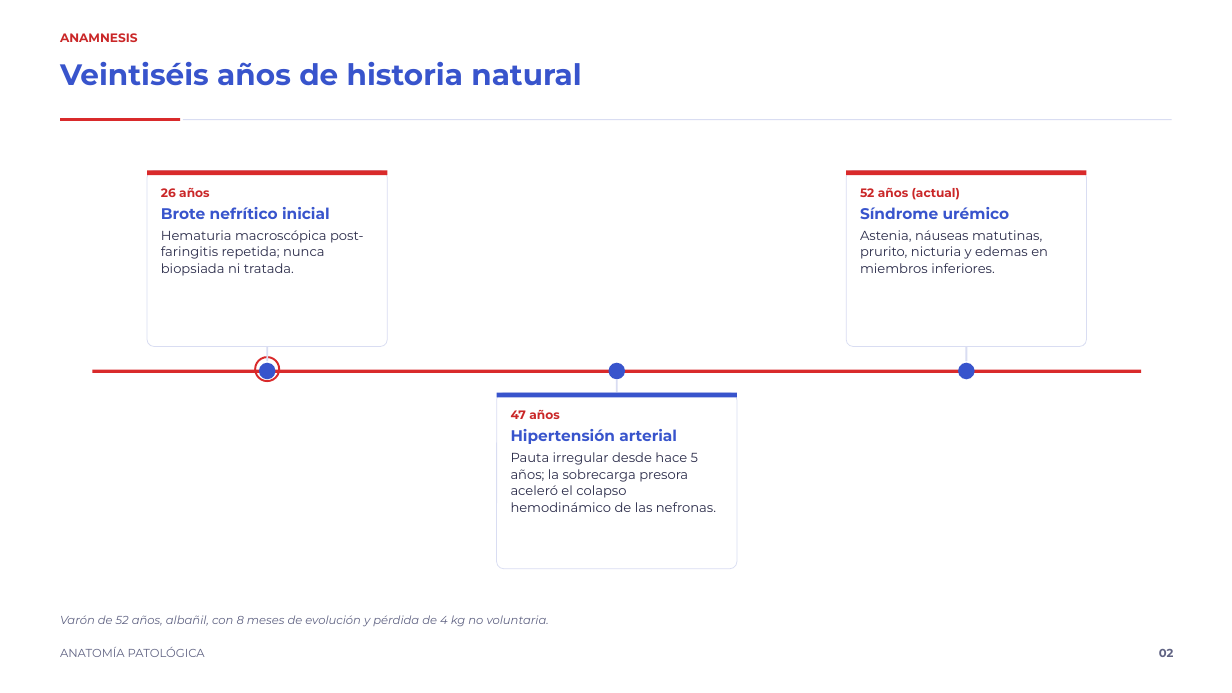
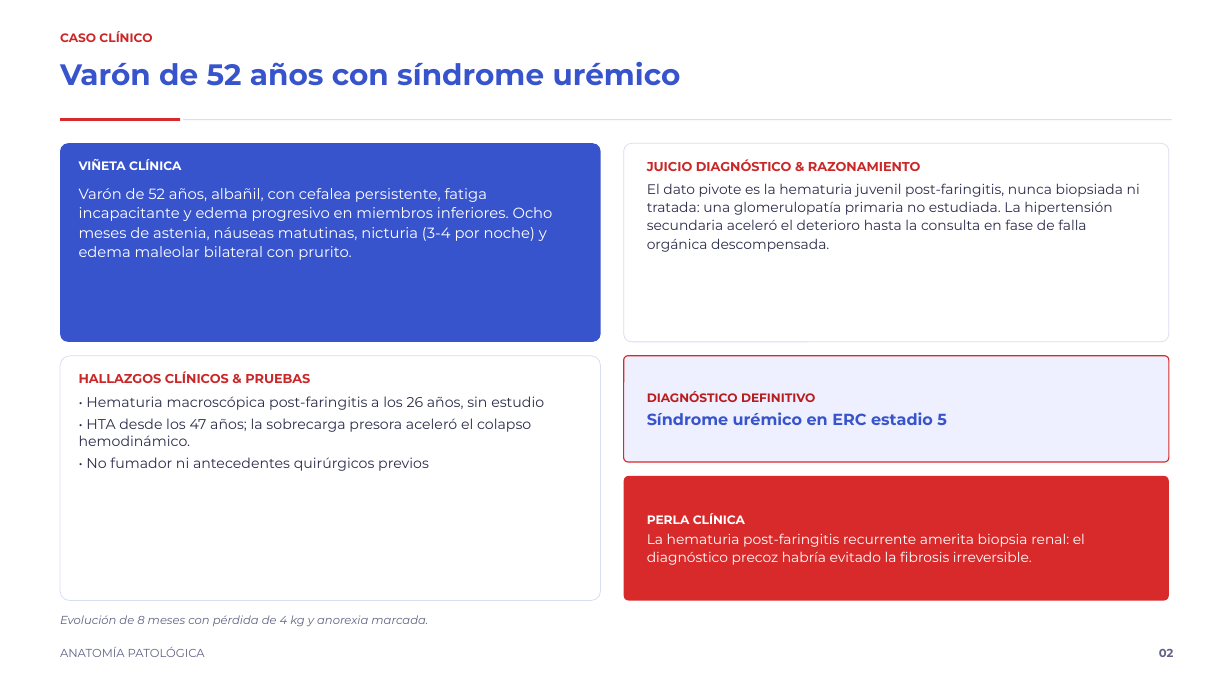
Before and after one commit to rpsin9096/slide-repo-v1, a slide deck: slide 2 of tema3-glomerulonefritis/tema3_glomerulonefritis_cronica.pptx. Drawn at 1232x693 pixels with LibreOffice and Linux fonts; fonts in the diff are those of the drawing. Boxes give left, top, right and bottom in pixels: in the first picture for what was removed or moved away, otherwise in the second. Text is boxed around its words. In the diff, an @@ line names an element or a change of style, - is before the commit and + after.

```diff
--- a/tema3-glomerulonefritis/tema3_glomerulonefritis_cronica.pptx
+++ b/tema3-glomerulonefritis/tema3_glomerulonefritis_cronica.pptx
@@ text at <box>60,31,152,42</box>: text changed @@
-ANAMNESIS
+CASO CLÍNICO
@@ text at <box>60,62,681,86</box>: text changed @@
-Veintiséis años de historia natural
+Varón de 52 años con síndrome urémico
@@ rounded rectangle: place and size @@
-rounded rectangle at <box>147,170,387,347</box>
+rounded rectangle at <box>60,143,601,342</box>
@@ rounded rectangle at <box>60,143,601,342</box>: fill #FFFFFF to #3854CC; outline #D9DDF2 0.6 pt to none @@
@@ rounded rectangle: place and size @@
-rounded rectangle at <box>847,170,1087,347</box>
+rounded rectangle at <box>624,143,1169,342</box>
@@ text added at <box>79,159,181,170</box>, 9.5 pt, text #FFFFFF, bold @@
+VIÑETA CLÍNICA
@@ rectangle removed at <box>147,170,387,175</box> @@
@@ text at <box>647,159,1140,252</box>: text changed; size 10.2 to 10.8 pt @@
-26 años
-Brote nefrítico inicial
-Hematuria macroscópica post-faringitis repetida; nunca biopsiada ni tratada.
+JUICIO DIAGNÓSTICO & RAZONAMIENTO
+El dato pivote es la hematuria juvenil post-faringitis, nunca biopsiada ni tratada: una glomerulopatía primaria no estudiada. La hipertensión secundaria aceleró el deterioro hasta la consulta en fase de falla orgánica descompensada.
@@ rectangle removed at <box>847,170,1087,175</box> @@
@@ text added at <box>79,188,553,260</box>, 11.5 pt, text #FFFFFF @@
+Varón de 52 años, albañil, con cefalea persistente, fatiga incapacitante y edema progresivo en miembros inferiores. Ocho meses de astenia, náuseas matutinas, nicturia (3-4 por noche) y edema maleolar bilateral con prurito.
@@ text removed at <box>860,188,1048,273</box> @@
-52 años (actual)
-Síndrome urémico
-Astenia, náuseas matutinas, prurito, nicturia y edemas en miembros inferiores.
@@ rounded rectangle added at <box>60,356,601,601</box>, fill #FFFFFF, outline #D9DDF2 0.6 pt @@
@@ ellipse removed at <box>255,358,279,382</box> @@
@@ rectangle removed at <box>266,347,268,361</box> @@
@@ rounded rectangle added at <box>624,356,1169,462</box>, fill #EEF0FF, outline #D92A2B 0.9 pt @@
@@ rectangle removed at <box>966,347,968,361</box> @@
@@ text added at <box>79,371,544,471</box>, 11 pt, text #2B2C4A @@
+HALLAZGOS CLÍNICOS & PRUEBAS
+• Hematuria macroscópica post-faringitis a los 26 años, sin estudio
+• HTA desde los 47 años; la sobrecarga presora aceleró el colapso hemodinámico.
+• No fumador ni antecedentes quirúrgicos previos
@@ rectangle removed at <box>92,370,1141,373</box> @@
@@ rounded rectangle removed at <box>259,362,275,379</box> @@
@@ rounded rectangle removed at <box>608,362,625,379</box> @@
@@ rectangle removed at <box>616,380,618,393</box> @@
@@ rounded rectangle removed at <box>958,362,975,379</box> @@
@@ rectangle removed at <box>497,393,738,397</box> @@
@@ text removed at <box>511,410,716,512</box> @@
-47 años
-Hipertensión arterial
-Pauta irregular desde hace 5 años; la sobrecarga presora aceleró el colapso hemodinámico de las nefronas.
@@ text added at <box>647,391,947,425</box>, 12.5 pt, text #3854CC, bold @@
+DIAGNÓSTICO DEFINITIVO
+Síndrome urémico en ERC estadio 5
@@ rounded rectangle: place and size @@
-rounded rectangle at <box>497,393,738,569</box>
+rounded rectangle at <box>624,476,1169,601</box>
@@ rounded rectangle at <box>624,476,1169,601</box>: fill #FFFFFF to #D92A2B; outline #D9DDF2 0.6 pt to none @@
@@ text added at <box>647,513,1085,565</box>, 10.8 pt, text #FFFFFF @@
+PERLA CLÍNICA
+La hematuria post-faringitis recurrente amerita biopsia renal: el diagnóstico precoz habría evitado la fibrosis irreversible.
@@ text at <box>60,615,428,627</box>: text changed @@
-Varón de 52 años, albañil, con 8 meses de evolución y pérdida de 4 kg no voluntaria.
+Evolución de 8 meses con pérdida de 4 kg y anorexia marcada.
```
Also in this commit, not shown: 2 other slides changed, 6 other files.
